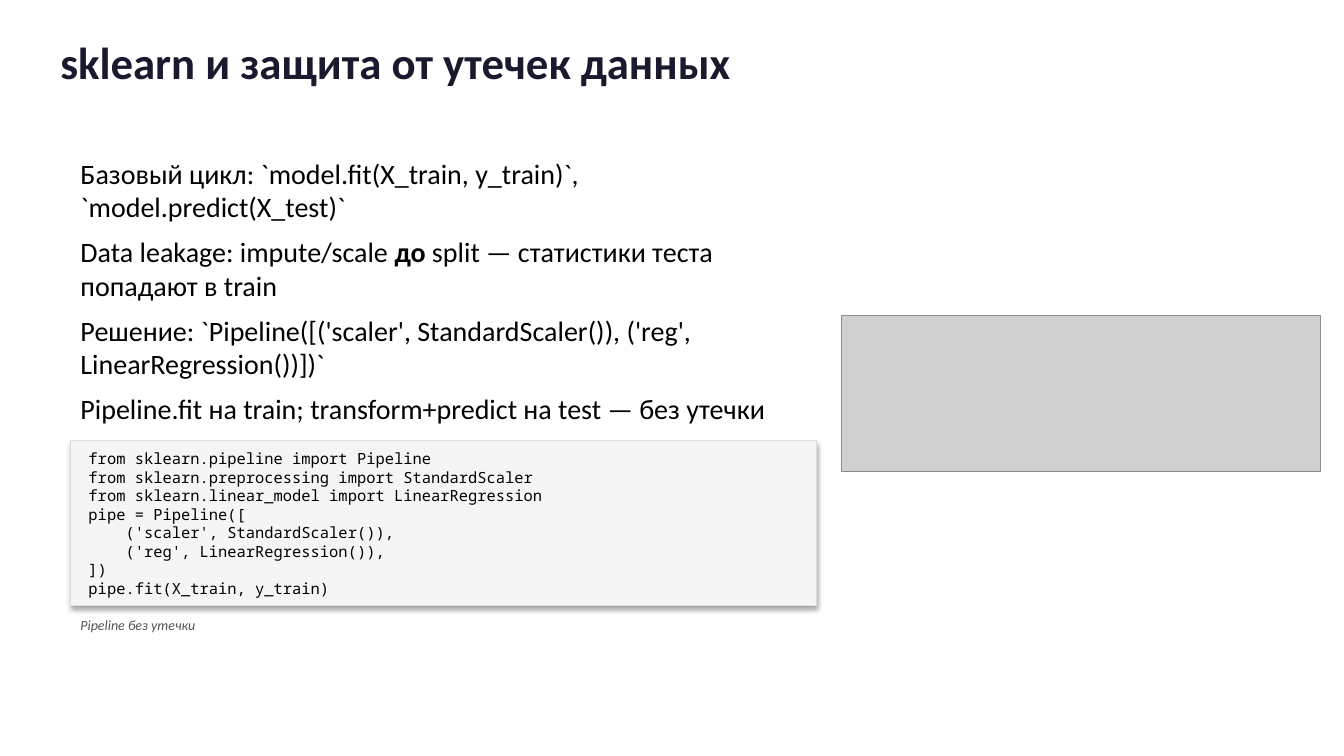
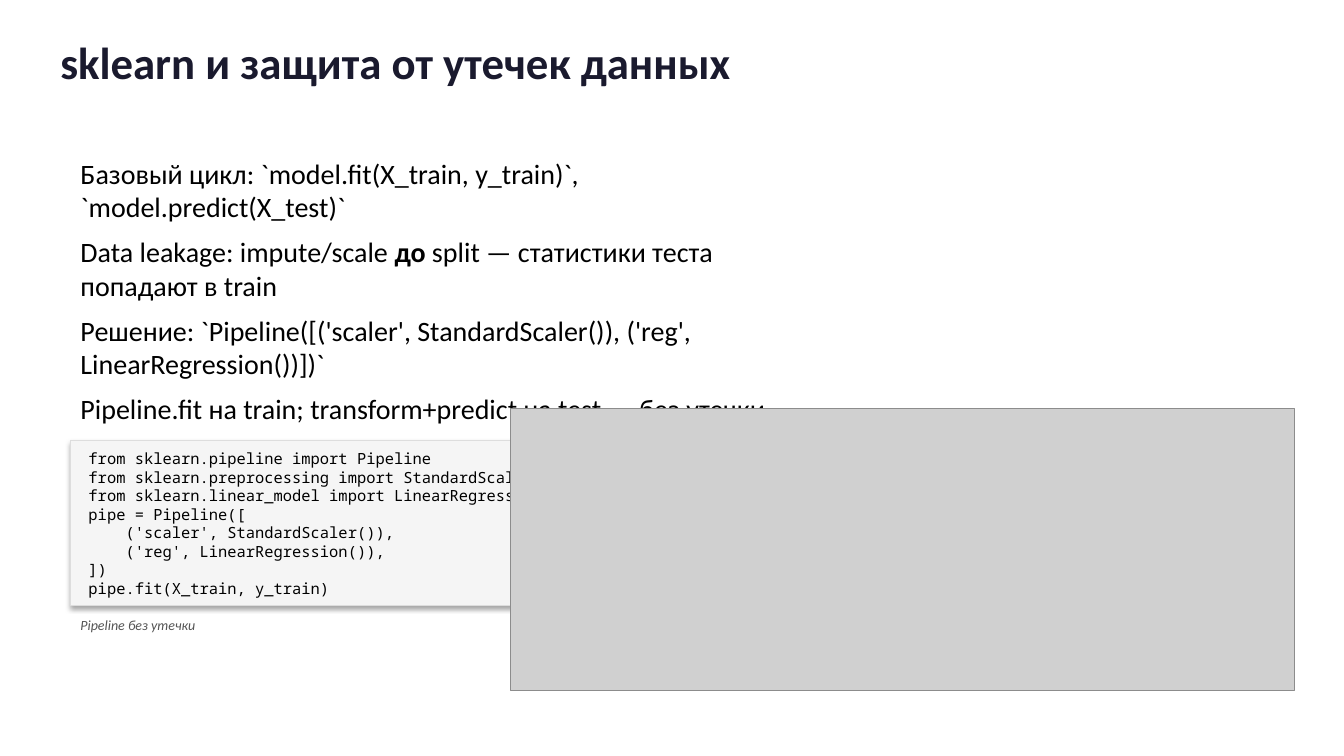
Before and after one commit to gurovic/ml-lessons, a slide deck: slide 15 of lessons/lineynaya_regressiya/presentation.pptx. Drawn at 1344x756 pixels with LibreOffice and Linux fonts; fonts in the diff are those of the drawing; grey boxes stand for pictures. Boxes give left, top, right and bottom in pixels: in the first picture for what was removed or moved away, otherwise in the second. Text is boxed around its words. In the diff, an @@ line names an element or a change of style, - is before the commit and + after.

```diff
--- a/lessons/lineynaya_regressiya/presentation.pptx
+++ b/lessons/lineynaya_regressiya/presentation.pptx
@@ picture removed at (x1=842, y1=316, x2=1321, y2=472) @@
@@ picture added at (x1=510, y1=408, x2=1295, y2=691) @@
@@ rectangle resized from (x1=71, y1=441, x2=817, y2=606) to (x1=71, y1=441, x2=786, y2=606) @@
```
Also in this commit, not shown: 15 other slides changed, 27 other files.
